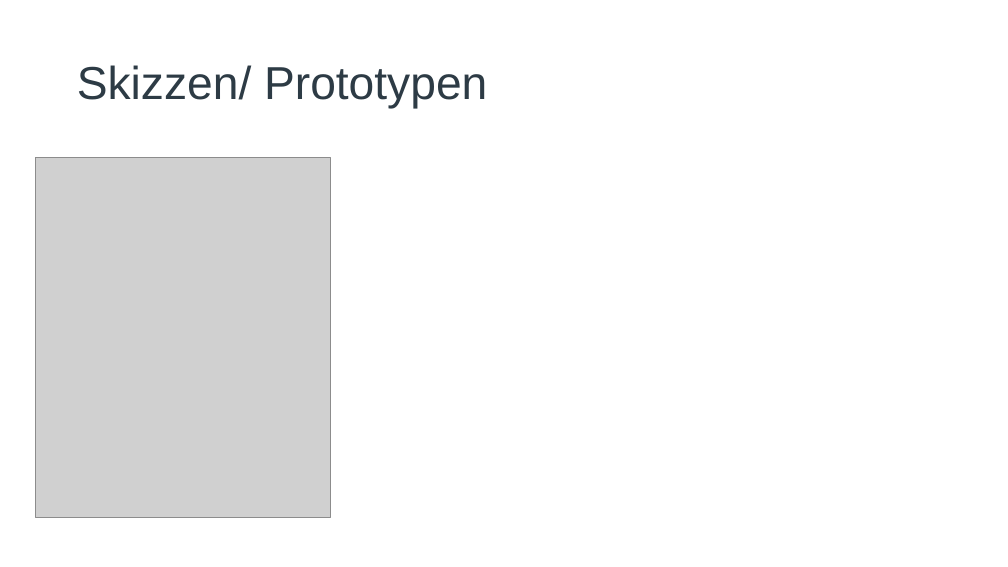
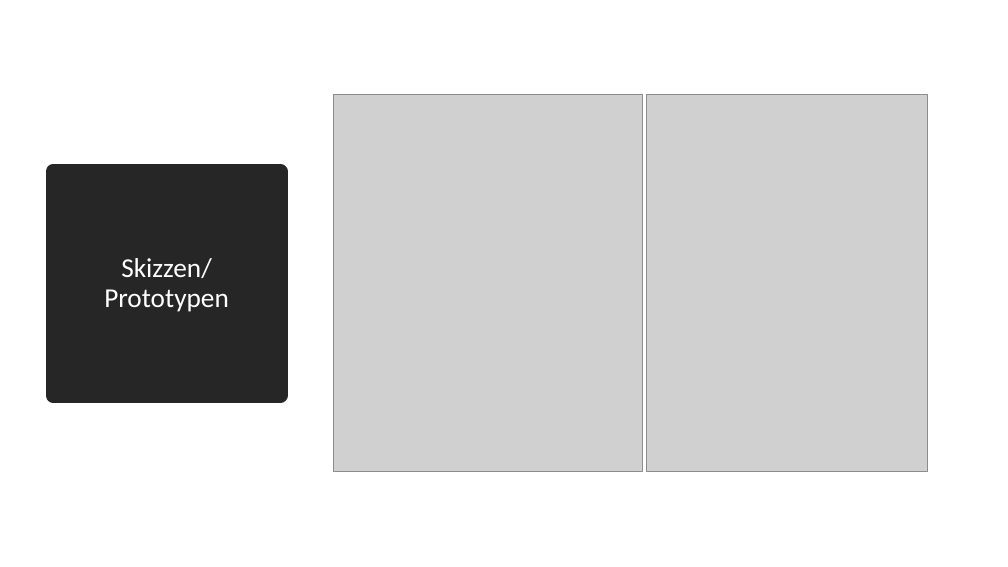
Before and after one commit to ProbablyCreative/Gruppe2-Projekt4, a slide deck: slide 11 of Zwischenpräsentation/Virtuel & Augmented Reality WS 23.pptx (slide 8 before the commit). Drawn at 1008x567 pixels with LibreOffice and Linux fonts; fonts in the diff are those of the drawing; grey boxes stand for pictures. Boxes give left, top, right and bottom in pixels: in the first picture for what was removed or moved away, otherwise in the second. Text is boxed around its words. In the diff, an @@ line names an element or a change of style, - is before the commit and + after.

```diff
--- a/Zwischenpräsentation/Virtuel & Augmented Reality WS 23.pptx
+++ b/Zwischenpräsentation/Virtuel & Augmented Reality WS 23.pptx
@@ picture: place and size @@
-picture at <box>36,157,330,517</box>
+picture at <box>334,95,643,472</box>
@@ picture added at <box>647,95,928,472</box> @@
@@ title "Skizzen/ Prototypen": place and size @@
-title "Skizzen/ Prototypen" at <box>77,65,487,109</box>
+title "Skizzen/ Prototypen" at <box>53,172,281,395</box>
@@ title "Skizzen/ Prototypen" at <box>53,172,281,395</box>: size 44 to 26 pt, font Arial to Calibri, text colour #2D3B45 to #FFFFFF; alignment left to centre; fill none to #262626; outline none to #262626 13.75 pt @@
```
Also in this commit, not shown: 4 other slides changed, 5 slides added.
